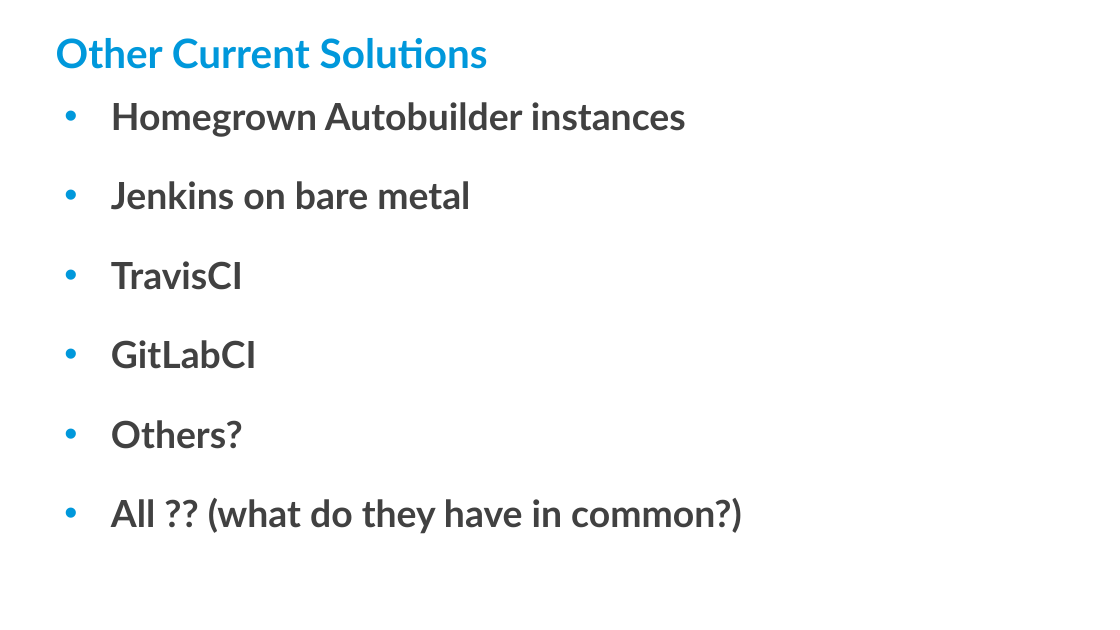
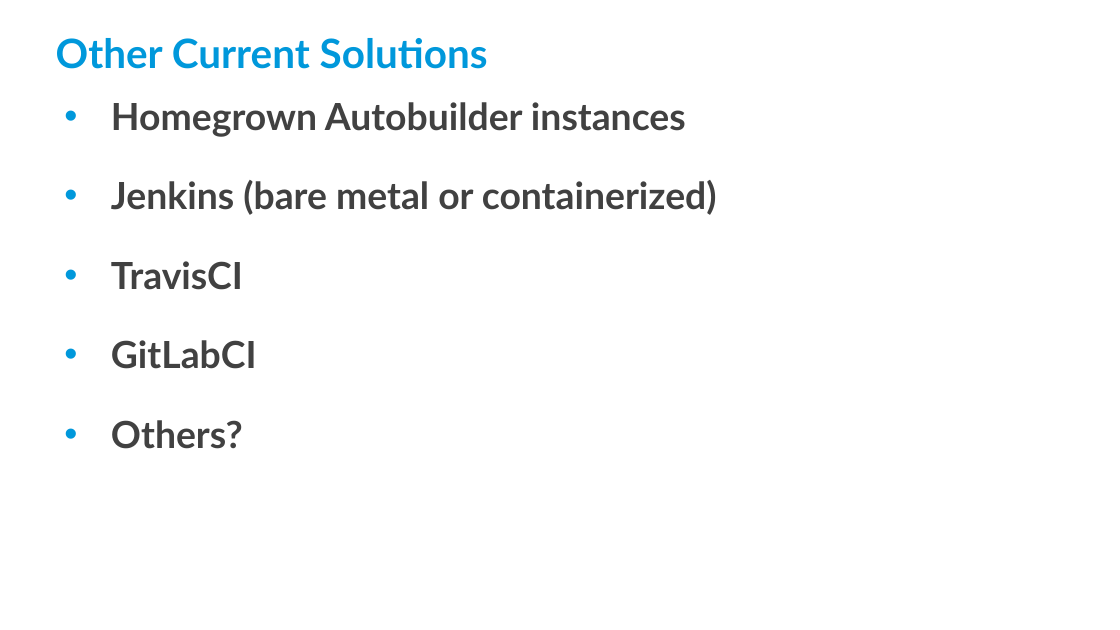
Before and after one commit to threexc/yocto-tekton, a slide deck: slide 8 of yddtalk/YP_DevDay_k8s_tekton.odp. Drawn at 1120x630 pixels with LibreOffice and Linux fonts; fonts in the diff are those of the drawing; background and template pictures are left out. Boxes give left, top, right and bottom in pixels: in the first picture for what was removed or moved away, otherwise in the second. Text is boxed around its words. In the diff, an @@ line names an element or a change of style, - is before the commit and + after.

```diff
--- a/yddtalk/YP_DevDay_k8s_tekton.odp
+++ b/yddtalk/YP_DevDay_k8s_tekton.odp
@@ text at (111,180,717,215): text changed @@
-• Jenkins on bare metal
+• Jenkins (bare metal or containerized)
@@ text at (111,498,742,534): paragraph removed @@
-• All ?? (what do they have in common?)
```
Also in this commit, not shown: 6 other slides changed, 7 slides added, 2 slides removed.
